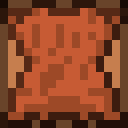
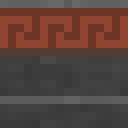
Layers edited between the first and the second 128 x 128 image:
added group "Potter Side" with 5 layers above "Potter Top" over left=0, top=0, right=128, bottom=128
added layer "Layer #118" (luminosity, 51%) in group "Potter Side" over left=0, top=0, right=128, bottom=128
added layer "Layer #116" in group "Potter Side" over left=0, top=8, right=128, bottom=56
added layer "Layer #115" in group "Potter Side" over left=0, top=0, right=128, bottom=64
added layer "stone.png #14" in group "Potter Side" over left=0, top=0, right=128, bottom=128
hid group "Tanner Top" (5 layers) over left=0, top=0, right=128, bottom=128
